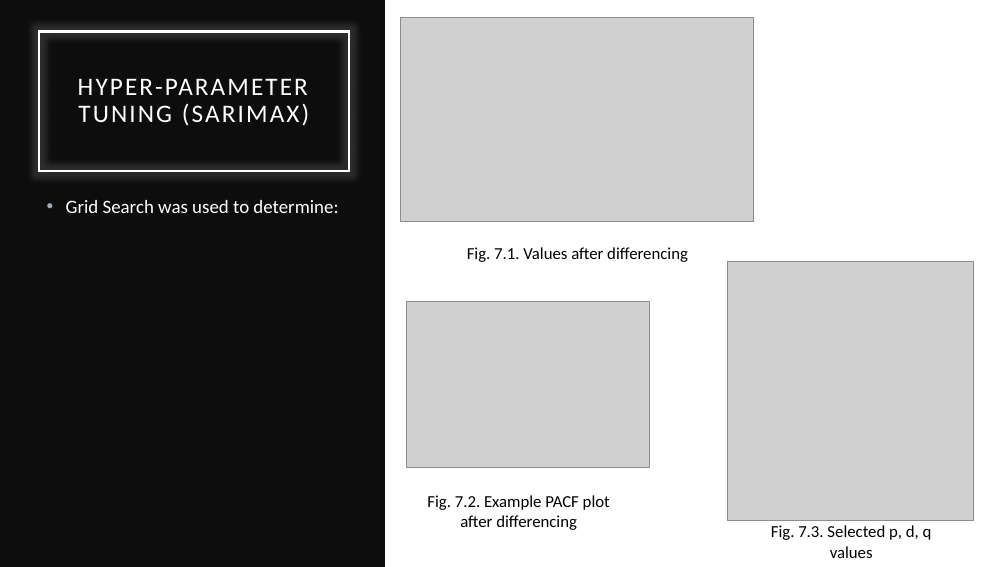
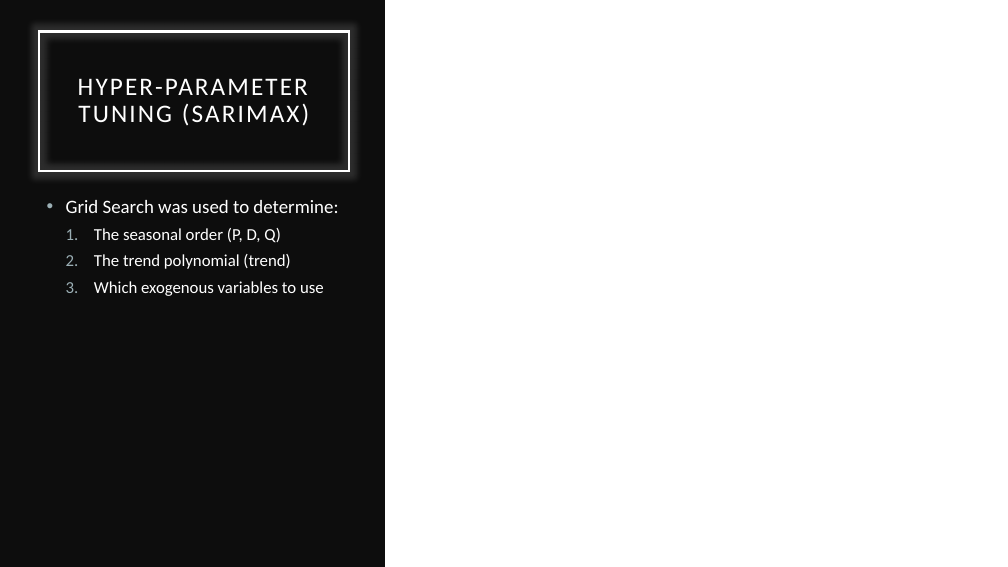
Before and after one commit to ethanolx/Air-Pollution-Mall-py, a slide deck: slide 9 of doc/part-a.pptx. Drawn at 1008x567 pixels with LibreOffice and Linux fonts; fonts in the diff are those of the drawing; grey boxes stand for pictures. Boxes give left, top, right and bottom in pixels: in the first picture for what was removed or moved away, otherwise in the second. Text is boxed around its words. In the diff, an @@ line names an element or a change of style, - is before the commit and + after.

```diff
--- a/doc/part-a.pptx
+++ b/doc/part-a.pptx
@@ picture removed at [400, 17, 754, 222] @@
@@ text at [94, 228, 324, 296]: paragraphs added @@
+  1. The seasonal order (P, D, Q)
+  2. The trend polynomial (trend)
+  3. Which exogenous variables to use
@@ text removed at [467, 247, 688, 262] @@
-Fig. 7.1. Values after differencing
@@ picture removed at [727, 262, 973, 520] @@
@@ picture removed at [406, 301, 649, 468] @@
@@ text removed at [427, 495, 610, 530] @@
-Fig. 7.2. Example PACF plot after differencing
@@ text removed at [771, 525, 932, 558] @@
-Fig. 7.3. Selected p, d, q values
```
Also in this commit, not shown: 2 other slides changed, 2 slides added, 1 slide removed, 2 other files.
